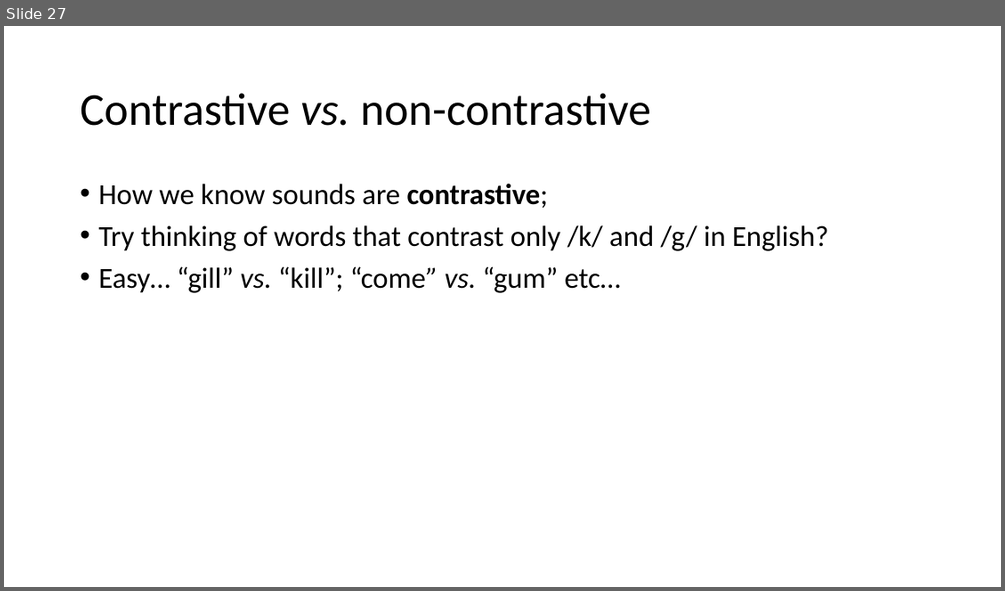
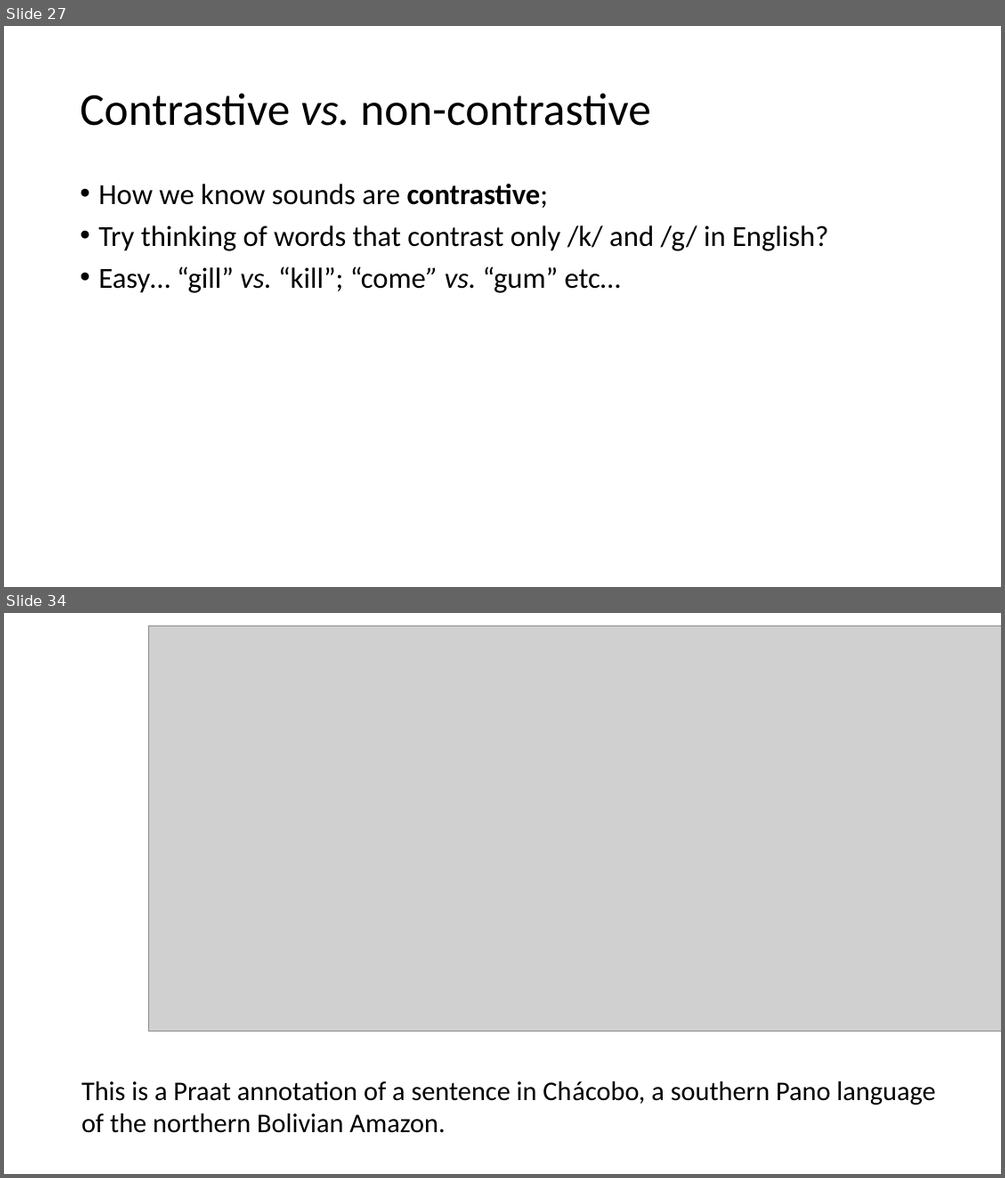
Before and after one commit to ajrtallman/Corpus_Linguistics_FSU_2023-2024, a slide deck: 03_lectures/CorpusLinguistics_2023_11_03.odp. Shown one above the other, each under a label of ours: slide 27 before the commit, slides 27 and 34 after it; the slides between them are not shown. The pictures are 1005x591 and 1005x1178 pixels, drawn with LibreOffice and Linux fonts; fonts in the diff are those of the drawing; grey boxes stand for pictures. Boxes give left, top, right and bottom in pixels: in the first picture for what was removed or moved away, otherwise in the second. Text is boxed around its words. In the diff, an @@ line names an element or a change of style, - is before the commit and + after.

```diff
--- a/03_lectures/CorpusLinguistics_2023_11_03.odp
+++ b/03_lectures/CorpusLinguistics_2023_11_03.odp
@@ slide 34 added at (4,613,1001,1174), background #FFFFFF @@
@@ picture added at (149,625,1001,1031) @@
@@ text added at (81,1081,935,1133), 26 pt, text #000000 @@
+This is a Praat annotation of a sentence in Chácobo, a southern Pano language of the northern Bolivian Amazon.
```
Also in this commit, not shown: 1 slide changed, 12 other slides added.
